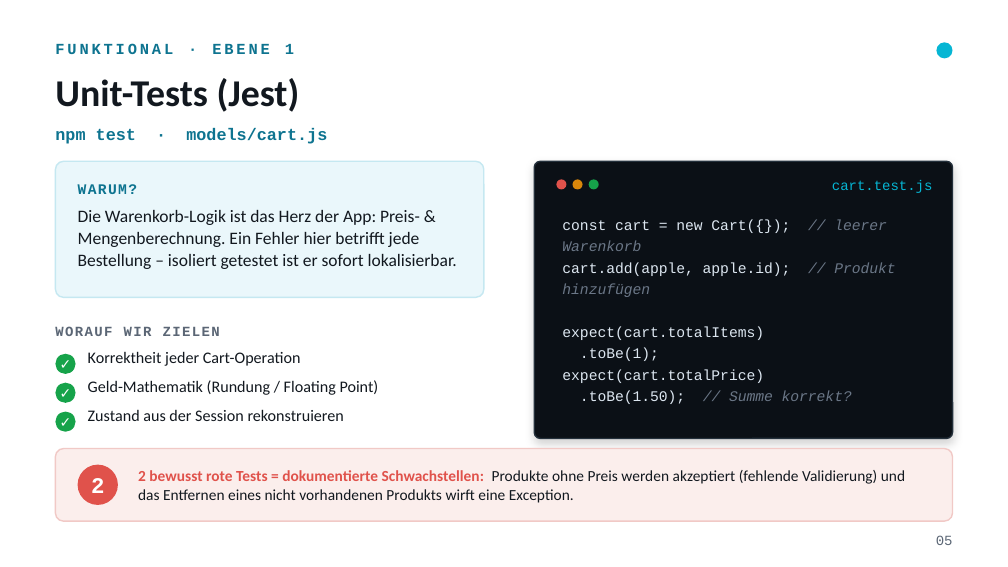
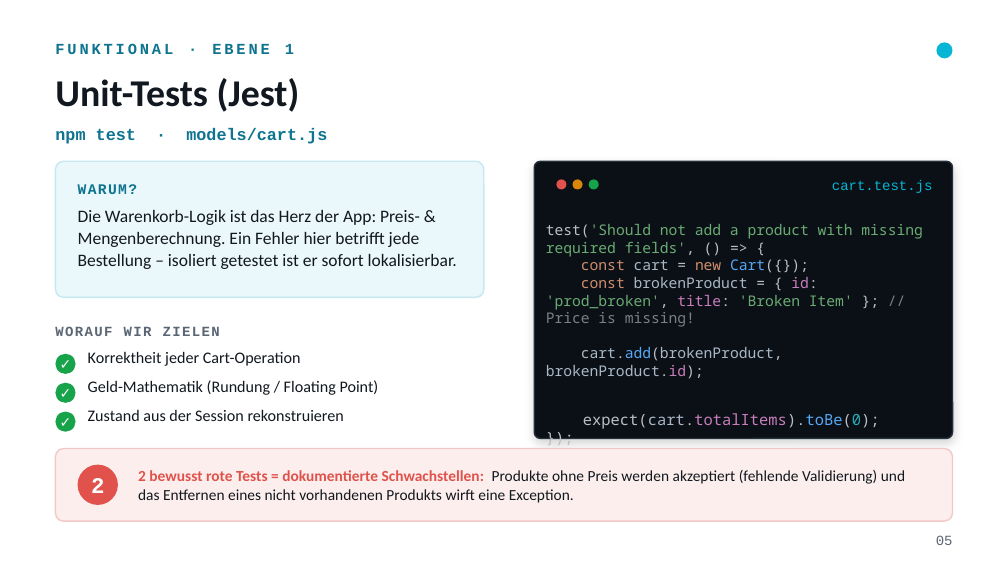
Before and after one commit to a-pointner/nodejs-shopping-cart, a slide deck: slide 4 of PRESENTATION.pptx (slide 5 before the commit). Drawn at 1008x567 pixels with LibreOffice and Linux fonts; fonts in the diff are those of the drawing. Boxes give left, top, right and bottom in pixels: in the first picture for what was removed or moved away, otherwise in the second. Text is boxed around its words. In the diff, an @@ line names an element or a change of style, - is before the commit and + after.

```diff
--- a/PRESENTATION.pptx
+++ b/PRESENTATION.pptx
@@ text in rounded rectangle at [546,224,922,429]: text added @@
+test('Should not add a product with missing required fields', () => {
+const cart = new Cart({});
+const brokenProduct = { id: 'prod_broken', title: 'Broken Item' }; // Price is missing!
+cart.add(brokenProduct, brokenProduct.id);
+expect(cart.totalItems).toBe(0);
+});
@@ text removed at [562,219,895,404] @@
-const cart = new Cart({}); // leerer Warenkorb
-cart.add(apple, apple.id); // Produkt hinzufügen
-expect(cart.totalItems)
-.toBe(1);
-expect(cart.totalPrice)
-.toBe(1.50); // Summe korrekt?
```
Also in this commit, not shown: 5 other slides changed, 1 slide removed, 2 other files.
